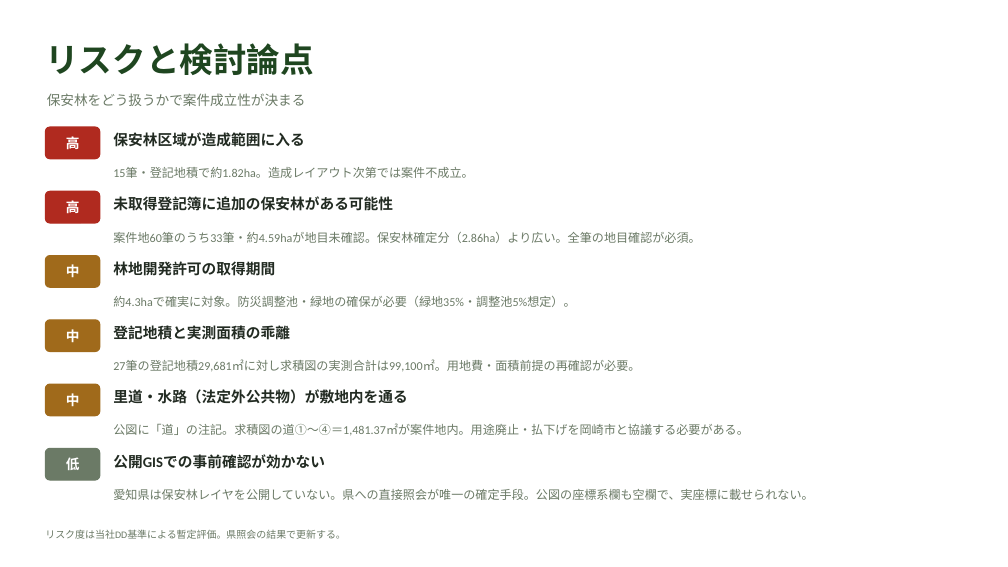
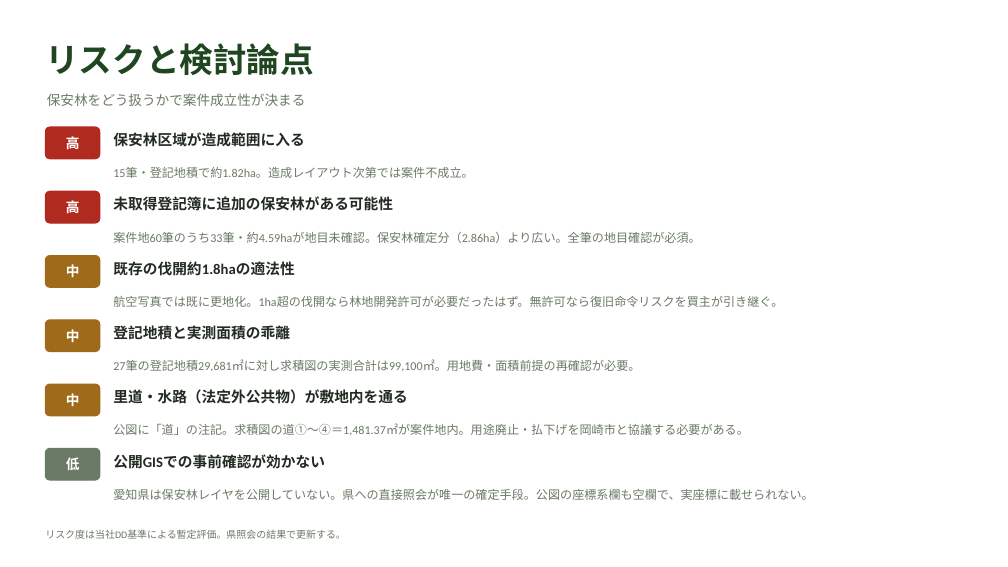
Before and after one commit to yonomotozumi-spec/battery-storage-dd, a slide deck: slide 9 of docs/保安林確認_岡崎市板田町.pptx (slide 8 before the commit). Drawn at 1008x567 pixels with LibreOffice and Linux fonts; fonts in the diff are those of the drawing. Boxes give left, top, right and bottom in pixels: in the first picture for what was removed or moved away, otherwise in the second. Text is boxed around its words. In the diff, an @@ line names an element or a change of style, - is before the commit and + after.

```diff
--- a/docs/保安林確認_岡崎市板田町.pptx
+++ b/docs/保安林確認_岡崎市板田町.pptx
@@ text at (x1=113, y1=261, x2=294, y2=276): text changed @@
-林地開発許可の取得期間
+既存の伐開約1.8haの適法性
@@ text at (x1=113, y1=296, x2=783, y2=307): text changed @@
-約4.3haで確実に対象。防災調整池・緑地の確保が必要（緑地35%・調整池5%想定）。
+航空写真では既に更地化。1ha超の伐開なら林地開発許可が必要だったはず。無許可なら復旧命令リスクを買主が引き継ぐ。
```
Also in this commit, not shown: 2 other slides changed, 1 slide added, 2 other files.
